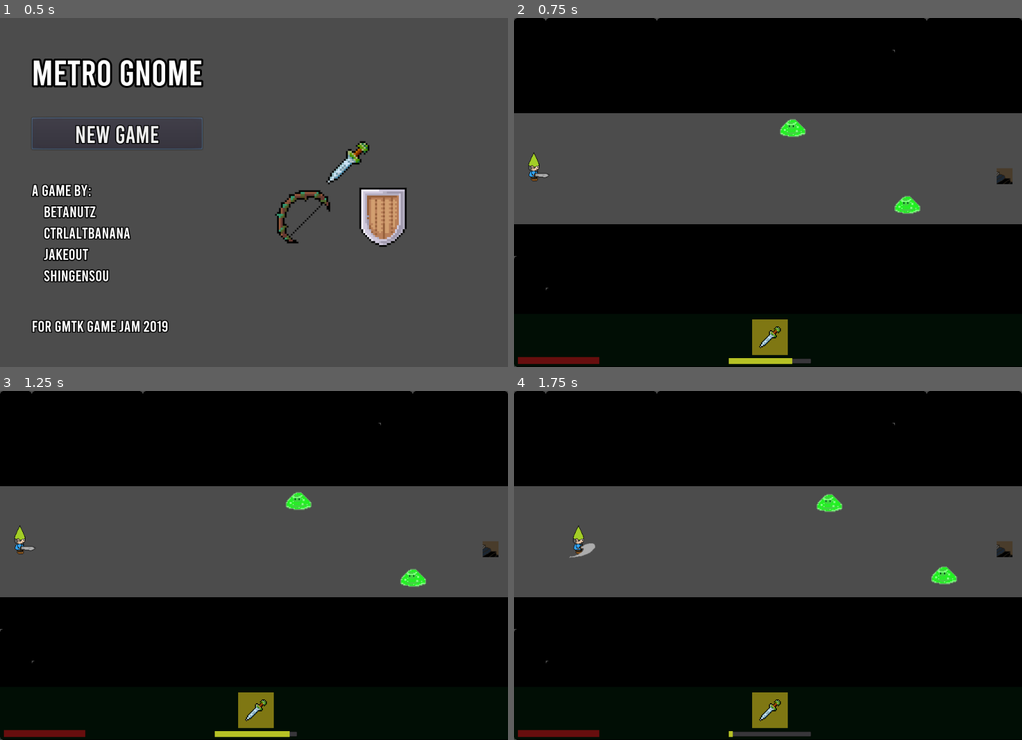
Above: before the commit, frames 1-4 (two rows, left to right).
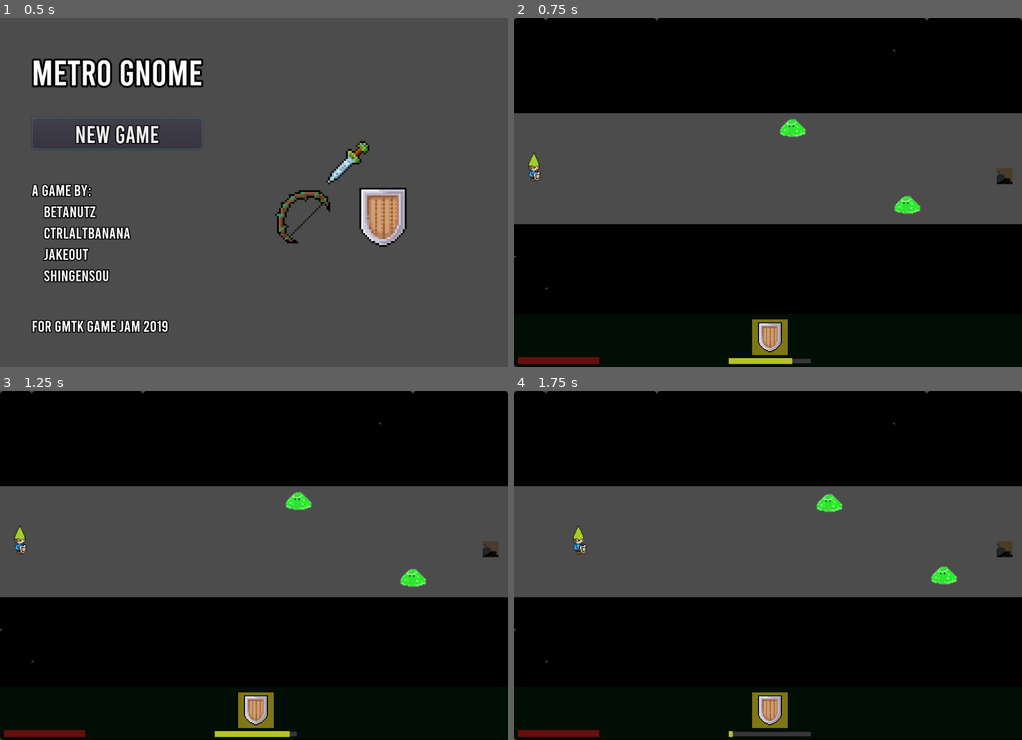
Above: after the commit, the same moments.

Repository: mfurtak/gmtk-game-jam-2019
Game: Godot game, scene res://menus/MainMenu.tscn
Same seed, same stepped clock (60 frames per second), same inputs: the game is played once before the commit and once after it. The engine's default icon, where the game draws it, is replaced by a stand-in: a white triangle on a blue panel in a dark square.
Inputs:
- Up to frame 1 (0.5 s): no input
- Up to frame 2 (0.75 s): click "New Game" at 0.5 s
- Up to frame 3 (1.25 s): no input
- Up to frame 4 (1.75 s): hold Right (ui_right) from 1.28 s (still down); tap Space (ui_select) at 1.52 s

Frame 1 is identical in both runs. In frame 2, 0.4% of the frame differs, in the area x 3-53%, y 44-96%; in frame 3, 0.4%; in frame 4, 0.5%, in the area x 10-53%, y 43-96%.

Commit message:
Add shield

Diff:
--- a/gmtk-godot/Player.gd
+++ b/gmtk-godot/Player.gd
@@ -37,7 +37,7 @@
 var is_shield_attacking = false
 var bow_cool = true
 
-var items_queue = [Items.SWORD]
+var items_queue = [Items.SHIELD]
 
 var current_item = items_queue[-1]
 var sprites = null
@@ -208,6 +208,15 @@
 		animation_prefix = "up"
 
 	$GnomeSprite.play(animation_prefix + animation_suffix)
+	var player_pos = $GnomeSprite.get_position_in_parent()
+	var equipment_pos = $Equipped.get_position_in_parent()
+
+	if facing_direction.y < 0 or facing_direction.x < 0:
+		move_child($Equipped, min(player_pos, equipment_pos))
+		move_child($GnomeSprite, max(player_pos, equipment_pos))
+	if facing_direction.y > 0 or facing_direction.x > 0:
+		move_child($Equipped, max(player_pos, equipment_pos))
+		move_child($GnomeSprite, min(player_pos, equipment_pos))
 
 	_do_sword_stuff()
 	_do_shield_stuff()
@@ -220,16 +229,6 @@
 			$Equipped/Sword.set_sword_attacking(true)
 		else:
 			$Equipped/Sword.set_sword_attacking(false)
-
-		var player_pos = $GnomeSprite.get_position_in_parent()
-		var sword_pos = $Equipped.get_position_in_parent()
-
-		if facing_direction.y < 0 or facing_direction.x < 0:
-			move_child($Equipped, min(player_pos, sword_pos))
-			move_child($GnomeSprite, max(player_pos, sword_pos))
-		if facing_direction.y > 0 or facing_direction.x > 0:
-			move_child($Equipped, max(player_pos, sword_pos))
-			move_child($GnomeSprite, min(player_pos, sword_pos))
 		$Equipped/Sword.facing_direction = facing_direction
 		$Equipped/Sword.current_rotation = current_rotation
 		$Equipped/Sword.time_left = $SwordAttackTimer.time_left
@@ -243,9 +242,9 @@
 			$Equipped/Shield.set_shield_attacking(true)
 		else:
 			$Equipped/Shield.set_shield_attacking(false)
-
-		$Equipped/Shield.rotation = current_rotation
-		$Equipped/Shield.position = $ShieldAttackTimer.time_left * 10 * facing_direction + facing_direction*16
+		$Equipped/Shield.facing_direction = facing_direction
+		$Equipped/Shield.current_rotation = current_rotation
+		$Equipped/Shield.time_left = $ShieldAttackTimer.time_left
 	else:
 		$Equipped/Shield.hide()
 
--- a/gmtk-godot/Shield.gd
+++ b/gmtk-godot/Shield.gd
@@ -3,14 +3,50 @@
 signal shake_requested
 
 var attacking setget set_shield_attacking, get_shield_attacking
+var facing_direction = Vector2()
+var current_rotation = 0
+var time_left = 0
 
 func _ready():
 	connect('body_entered', self, '_on_entered')
 	connect('area_entered', self, '_on_entered')
 
 # Called every frame. 'delta' is the elapsed time since the previous frame.
-#func _process(delta):
-#	pass
+func _process(delta):
+	var attack_string = "idle"
+	#if time_left > 0:
+	#	attack_string = "slash"
+	if facing_direction.y < 0:
+		$Down.show()
+		$Right.hide()
+		$Down.play(attack_string)
+		#$Down.flip_v = false
+		$Down.position = Vector2(22,-10) + time_left * 10 * facing_direction
+		#$HitBox.position = $Down.position + Vector2(-20, -20)
+	if facing_direction.y > 0:
+		$Down.show()
+		$Right.hide()
+		$Down.play(attack_string)
+		#$Down.flip_v = false
+		$Down.position = Vector2(0,0) + time_left * 10 * facing_direction
+		#$HitBox.position = $Down.position + Vector2(-20, 20)
+	if facing_direction.x < 0:
+		$Down.hide()
+		$Right.show()
+		$Right.play(attack_string)
+		$Right.flip_h = true
+		$Right.position = Vector2(-4,-6) + time_left * 10 * facing_direction
+		#$HitBox.position = $Sword/Right.position + Vector2(-20, 0)
+	if facing_direction.x > 0:
+		$Down.hide()
+		$Right.show()
+		$Right.play(attack_string)
+		$Right.flip_h = false
+		$Right.position =  Vector2(2,-2) + time_left * 10 * facing_direction
+		#$HitBox.position = $Sword/Right.position + Vector2(20, 0)
+
+	#$Equipped/Shield.rotation = current_rotation
+	# $Equipped/Shield.position = $ShieldAttackTimer.time_left * 10 * facing_direction + facing_direction*16
 
 func _physics_process(delta):
 	pass
--- a/gmtk-godot/Shield.tscn
+++ b/gmtk-godot/Shield.tscn
@@ -1,17 +1,44 @@
-[gd_scene load_steps=4 format=2]
+[gd_scene load_steps=8 format=2]
 
 [ext_resource path="res://Shield.gd" type="Script" id=1]
 [ext_resource path="res://shield.png" type="Texture" id=2]
+[ext_resource path="res://sprites/shield_gray_down.png" type="Texture" id=3]
+[ext_resource path="res://sprites/shield_gray_right.png" type="Texture" id=4]
 
 [sub_resource type="RectangleShape2D" id=1]
 extents = Vector2( 31.3437, 7.99593 )
+
+[sub_resource type="SpriteFrames" id=2]
+animations = [ {
+"frames": [ ExtResource( 3 ) ],
+"loop": true,
+"name": "idle",
+"speed": 5.0
+} ]
+
+[sub_resource type="SpriteFrames" id=3]
+animations = [ {
+"frames": [ ExtResource( 4 ) ],
+"loop": true,
+"name": "idle",
+"speed": 5.0
+} ]
 
 [node name="Shield" type="Area2D"]
 script = ExtResource( 1 )
 
 [node name="ShieldSprite2" type="Sprite" parent="."]
+visible = false
 texture = ExtResource( 2 )
 
 [node name="CollisionShape2D" type="CollisionShape2D" parent="."]
 position = Vector2( 0.00802612, -23.9556 )
 shape = SubResource( 1 )
+
+[node name="Down" type="AnimatedSprite" parent="."]
+frames = SubResource( 2 )
+animation = "attack"
+
+[node name="Right" type="AnimatedSprite" parent="."]
+frames = SubResource( 3 )
+animation = "idle"
Not shown: 3 places in gmtk-godot/Sword.tscn that only renumber resources
Binary file added: gmtk-godot/sprites/shield_gray_down.png
Not shown, added: gmtk-godot/sprites/shield_gray_down.png.import
Binary file added: gmtk-godot/sprites/shield_gray_right.png
Not shown, added: gmtk-godot/sprites/shield_gray_right.png.import
Binary file added: gmtk-godot/sprites/shield_idle.png
Not shown, added: gmtk-godot/sprites/shield_idle.png.import
Binary file added: gmtk-godot/sprites/shield_right_idle.png
Not shown, added: gmtk-godot/sprites/shield_right_idle.png.import
